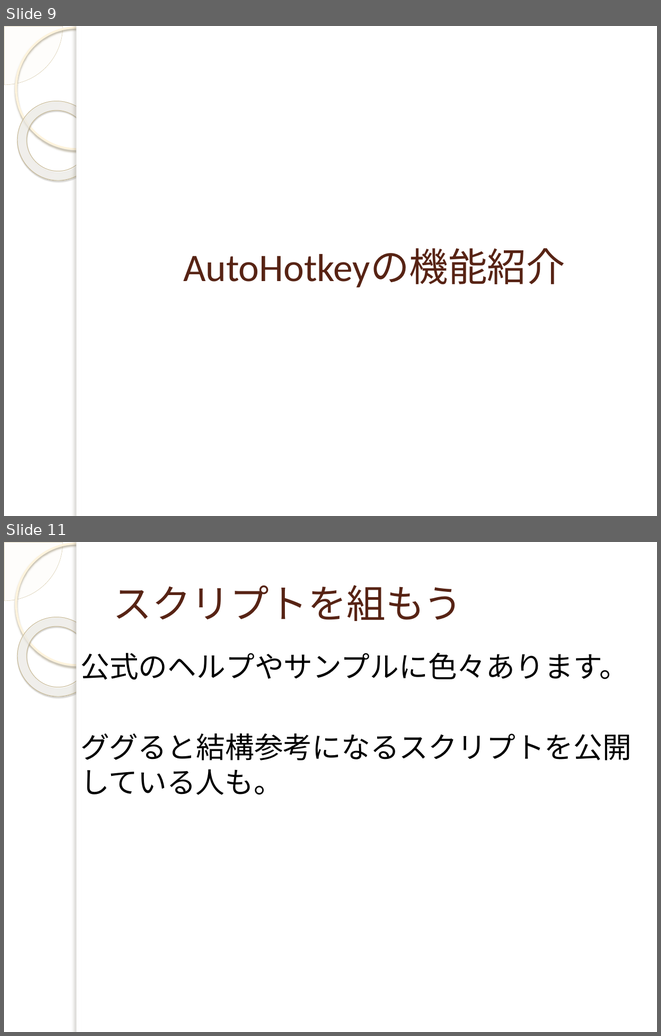
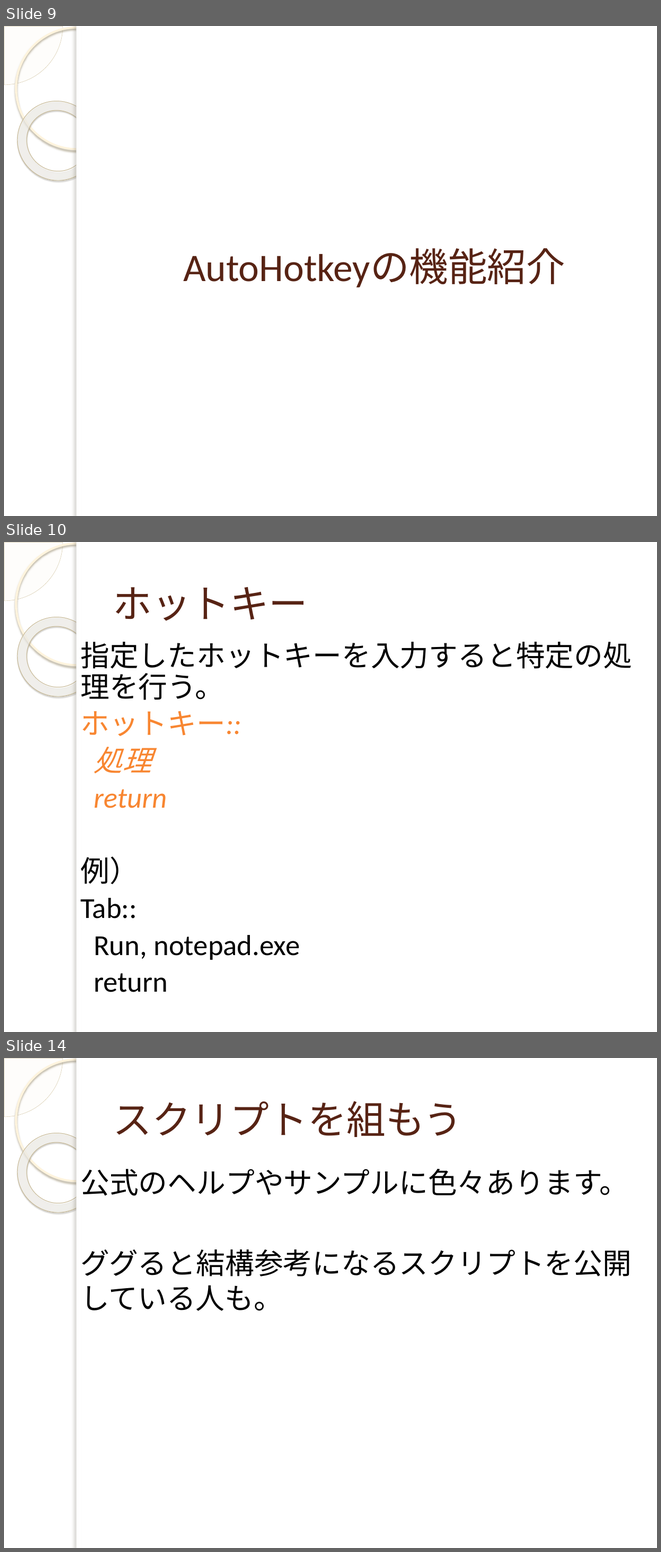
Before and after one commit to yuridonus/FEstudy, a slide deck: autoHotkey.pptx. Shown one above the other, each under a label of ours: slides 9 and 11 before the commit, slides 9, 10 and 14 after it; the slides between them are not shown. The pictures are 661x1036 and 661x1552 pixels, drawn with LibreOffice and Linux fonts; fonts in the diff are those of the drawing; background and template pictures are left out. Boxes give left, top, right and bottom in pixels: in the first picture for what was removed or moved away, otherwise in the second. Text is boxed around its words. In the diff, an @@ line names an element or a change of style, - is before the commit and + after.

```diff
--- a/autoHotkey.pptx
+++ b/autoHotkey.pptx
@@ slide 10 added at <box>4,542,657,1032</box>, background picture (left out); not listed: 5 template elements that a slide beside it also shows @@
@@ title added at <box>113,587,308,621</box>, 43 pt, text #572314 @@
+ホットキー
@@ text added at <box>80,642,632,992</box>, 32 pt, text #000000 @@
+指定したホットキーを入力すると特定の処理を行う。
+ホットキー::
+処理
+return
+例）
+Tab::
+Run, notepad.exe
+return
@@ what was slide 11 is now slide 14 @@
```
Also in this commit, not shown: 1 slide changed, 3 other slides added, 4 slides removed, 3 other files.
